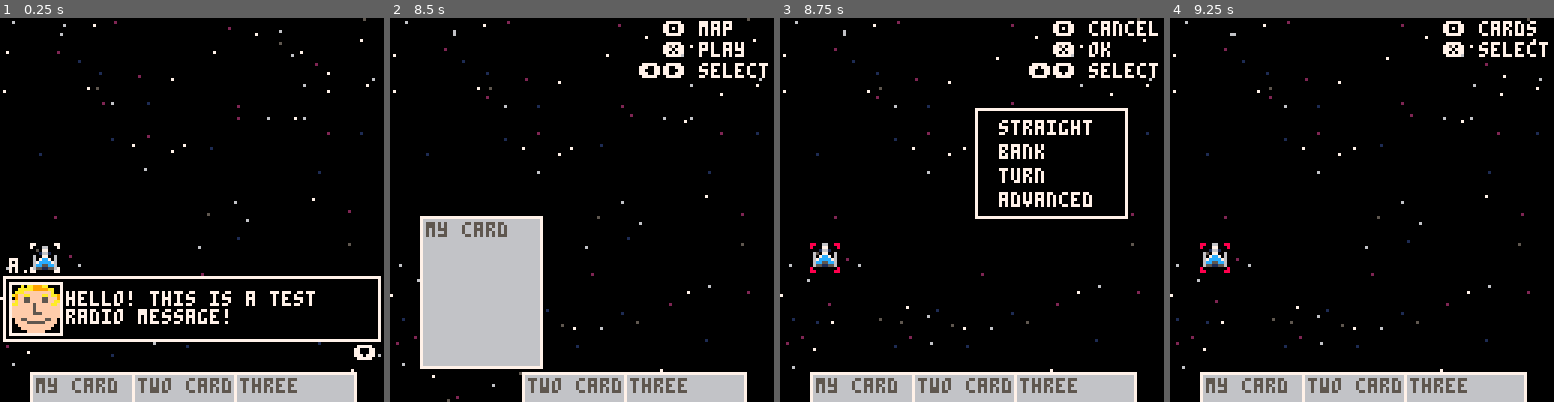
Above: before the commit, frames 1-4 (left to right).
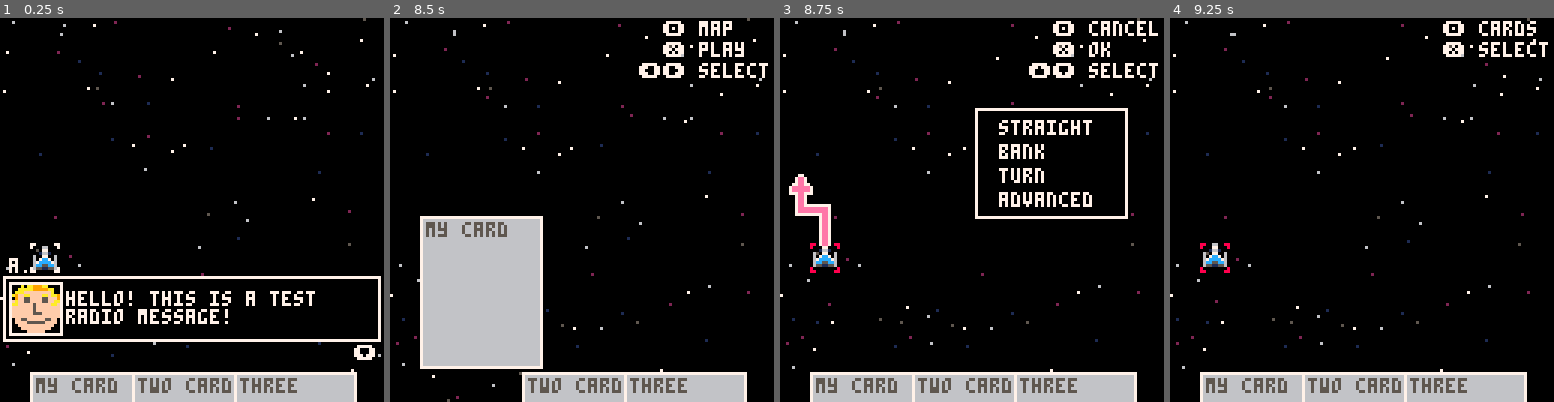
Above: after the commit, the same moments.

Repository: karjona/ondatra
Game: PICO-8 cartridge ondatra.p8
Two runs of this game, one before a commit and one after it. Both use one fixed random seed, a clock stepped at 60 frames per second and the inputs below.
Inputs:
- Up to frame 1 (0.25 s): no input
- Up to frame 2 (8.5 s): tap X (X key) at 0.33, 1.07, 1.85, 2.97, 4.08, 5.2, 6.32, 7.43 s; tap O (Z key) at 0.7, 1.7, 2.1, 2.5, 2.9, 3.3, 3.7, 4.1, 4.5, 4.9, 5.3, 5.7, 6.1, 6.5, 6.9, 7.3, 7.7, 8.1 s; hold Right 1.6-2.1 s; hold Up 2.15-2.42 s; hold Right 2.47-3.03 s; hold Left 3.08-3.58 s; hold Down 3.63-3.97 s; hold Right 4.02-4.68 s; hold Up 4.73-5.03 s; hold Left 5.08-5.68 s; hold Down 5.73-6.03 s; hold Right 6.08-6.58 s; hold Right 6.63-7.13 s; hold Up 7.18-7.45 s; hold Right 7.5-8.07 s; hold Left from 8.12 s (still down)
- Up to frame 3 (8.75 s): tap O (Z key) at 8.5 s; tap X (X key) at 8.55 s; release Left at 8.62 s; hold Down from 8.67 s (still down)
- Up to frame 4 (9.25 s): tap O (Z key) at 8.9 s; release Down at 9 s; hold Right from 9.05 s (still down)

Frames 1-2 are identical in both runs. In frame 3, 0.9% of the frame differs, in the area x 2-14%, y 40-60%; in frame 4, nothing differs.

Commit message:
Add bank movement arrows

Diff:
--- a/src/utilities/moves.lua
+++ b/src/utilities/moves.lua
@@ -37,10 +37,23 @@
 function draw_arrow(ship, type, speed, orientation)
   local x = ship.x + 50
   local y = ship.y - 50
-  local angle = 0
   local turn_offset = 0
+  local flip_first = false
+  local flip_second = true
+
+  if orientation == "right" then
+    flip_first = true
+    turn_offset = -16
+    flip_second = false
+  end
 
   if type == "bank" then
+    for i = 1, speed - 2 do
+      spr(81, ship.x - 4, ship.y - 4 - i * 8)
+    end
+    spr(83, ship.x - 4, ship.y - speed * 8 + 4, 1, 1, flip_first)
+    spr(83, ship.x + 4 + turn_offset, ship.y - speed * 8 + 4, 1, 1, flip_second, true)
+    spr(82, ship.x + 4 + turn_offset, ship.y - speed * 8 - 4)
   end
 
   if type == "turn" then
